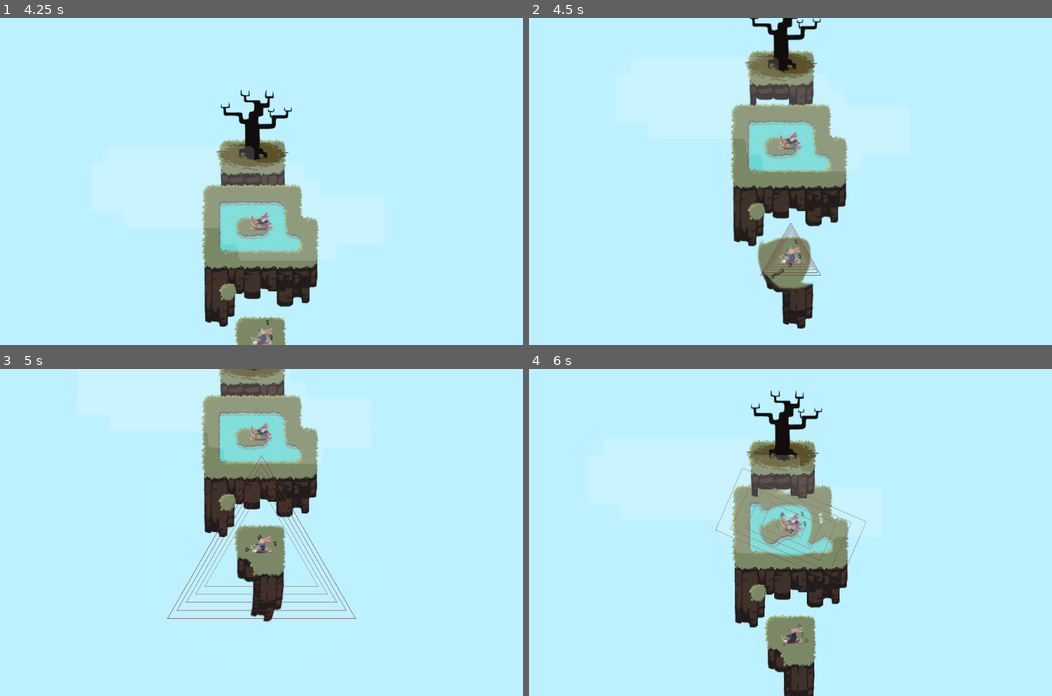
Above: before the commit, frames 1-4 (two rows, left to right).
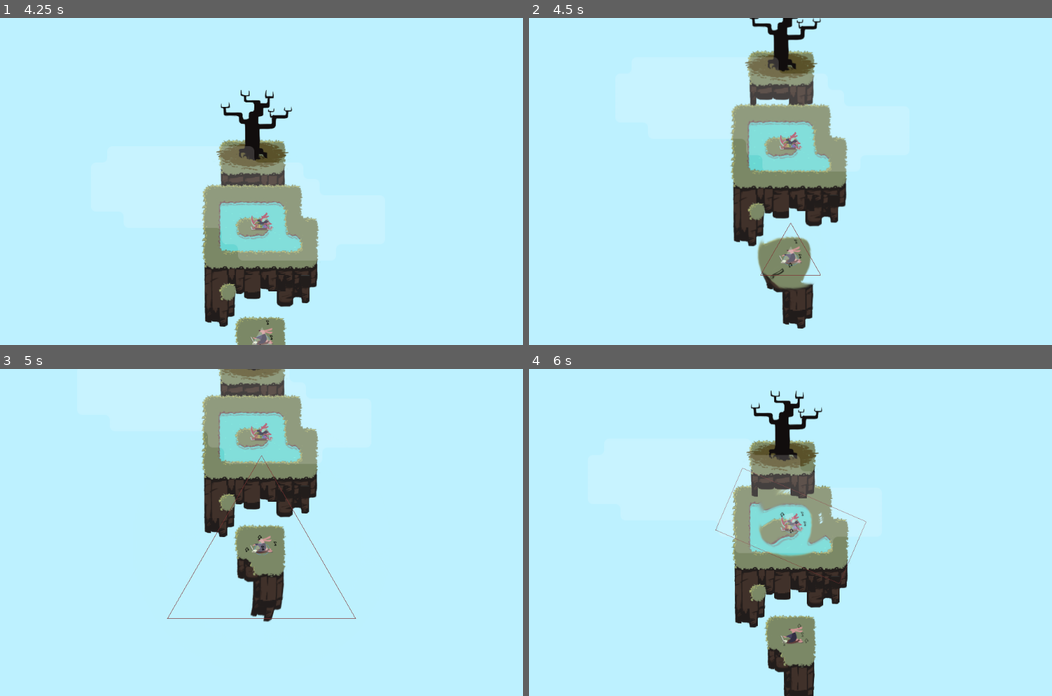
Above: after the commit, the same moments.

Repository: uspgamedev/skyjammers
Game: Godot game, scene res://menus/title/main.tscn
Two runs of this game, one before a commit and one after it. Both use one fixed random seed, a clock stepped at 60 frames per second and the inputs below. Sound files missing from this copy of the repository are replaced by a short silence.
Inputs:
- Up to frame 1 (4.25 s): hold Space (action_play) 0.53-1.28 s; tap Space (action_play) at 1.35, 3.6 s; hold Space (action_play) 2.03-2.75 s; click "0" at 2.75 s
- Up to frame 2 (4.5 s): hold Space (action_play) from 4.28 s (still down)
- Up to frame 3 (5 s): keep holding Space (action_play)
- Up to frame 4 (6 s): release Space (action_play) at 5.03 s; tap Space (action_play) at 5.1 s; hold Space (action_play) from 5.78 s (still down)

Frame 1 is identical in both runs. In frame 2, 0.2% of the frame differs, in the area x 44-56%, y 63-78%; in frame 3, 0.7%, in the area x 33-67%, y 28-74%; in frame 4, 0.2%.

Commit message:
Made soundwave drawings less horrible

Diff:
--- a/game/Instruments/Bass/BassWaveShape.gd
+++ b/game/Instruments/Bass/BassWaveShape.gd
@@ -28,6 +28,6 @@
 
 func _draw():
 	draw_line_circle(Vector2(0,0), Vector2(radius,radius), cor, .3)
-	draw_line_circle(Vector2(0,0), Vector2(radius*.9,radius*.9), cor, .3)
-	draw_line_circle(Vector2(0,0), Vector2(radius*.8,radius*.8), cor, .3)
-	draw_line_circle(Vector2(0,0), Vector2(radius*.7,radius*.7), cor, .3)
+#	draw_line_circle(Vector2(0,0), Vector2(radius*.9,radius*.9), cor, .3)
+#	draw_line_circle(Vector2(0,0), Vector2(radius*.8,radius*.8), cor, .3)
+#	draw_line_circle(Vector2(0,0), Vector2(radius*.7,radius*.7), cor, .3)
--- a/game/Instruments/GameBoy/GameBoyWaveShape.gd
+++ b/game/Instruments/GameBoy/GameBoyWaveShape.gd
@@ -25,7 +25,7 @@
 
 func _draw():
 	draw_star(10, .9)
-	draw_star(8, .8)
-	draw_star(6, .7)
-	draw_star(4, .6)
-	draw_star(2, .5)
+#	draw_star(8, .8)
+#	draw_star(6, .7)
+#	draw_star(4, .6)
+#	draw_star(2, .5)
--- a/game/Instruments/Theremin/ThereminWaveShape.gd
+++ b/game/Instruments/Theremin/ThereminWaveShape.gd
@@ -21,7 +21,7 @@
 func _draw():
 	var size = 30/sqrt(3)
 	draw_triangle(size, 0, fix_size, .9)
-	draw_triangle(size*.9, 0, fix_size, .8)
-	draw_triangle(size*.8, 0, fix_size, .7)
-	draw_triangle(size*.7, 0, fix_size, .6)
-	draw_triangle(size*.6, 0, fix_size, .5)
+#	draw_triangle(size*.9, 0, fix_size, .8)
+#	draw_triangle(size*.8, 0, fix_size, .7)
+#	draw_triangle(size*.7, 0, fix_size, .6)
+#	draw_triangle(size*.6, 0, fix_size, .5)
--- a/game/Instruments/Xylophone/XylophoneWaveShape.gd
+++ b/game/Instruments/Xylophone/XylophoneWaveShape.gd
@@ -14,7 +14,7 @@
 
 func _draw():
 	draw_rect(Rect2(fix_size*Vector2(-10,-5), fix_size*Vector2(20,10)), cor, false)
-	draw_rect(Rect2(fix_size*Vector2(-10,-5)*.8, fix_size*Vector2(20,10)*.8), cor, false)
-	draw_rect(Rect2(fix_size*Vector2(-10,-5)*.6, fix_size*Vector2(20,10)*.6), cor, false)
-	draw_rect(Rect2(fix_size*Vector2(-10,-5)*.4, fix_size*Vector2(20,10)*.4), cor, false)
-	draw_rect(Rect2(fix_size*Vector2(-10,-5)*.2, fix_size*Vector2(20,10)*.2), cor, false)
+#	draw_rect(Rect2(fix_size*Vector2(-10,-5)*.8, fix_size*Vector2(20,10)*.8), cor, false)
+#	draw_rect(Rect2(fix_size*Vector2(-10,-5)*.6, fix_size*Vector2(20,10)*.6), cor, false)
+#	draw_rect(Rect2(fix_size*Vector2(-10,-5)*.4, fix_size*Vector2(20,10)*.4), cor, false)
+#	draw_rect(Rect2(fix_size*Vector2(-10,-5)*.2, fix_size*Vector2(20,10)*.2), cor, false)
--- /dev/null
+++ b/game/test/stagebonus.tscn
@@ -0,0 +1,5 @@
+[gd_scene load_steps=2 format=2]
+
+[ext_resource path="res://stages/base.tscn" type="PackedScene" id=1]
+
+[node name="Stage" index="0" instance=ExtResource( 1 )]
